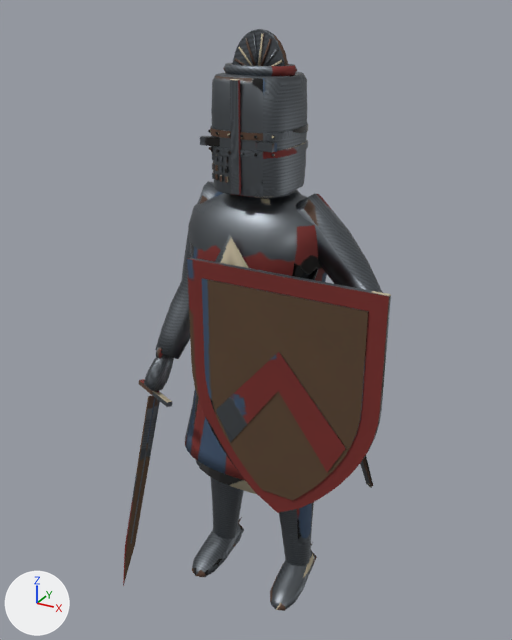
One commit to the Blender file Assets/Models/ArtBible/Enemies/High/HouseholdKnight/HouseholdKnight.blend: the scene before it, then after it.
Both versions are drawn from a 50 mm lens placed at (1.04, -1.93, 2.0), pointed at (-0.02, 0.01, 1.04). The lights are fixed; the arrows at lower left show +X, +Y and +Z. The older version comes first.

In view in the first picture: 'HouseholdKnight'.
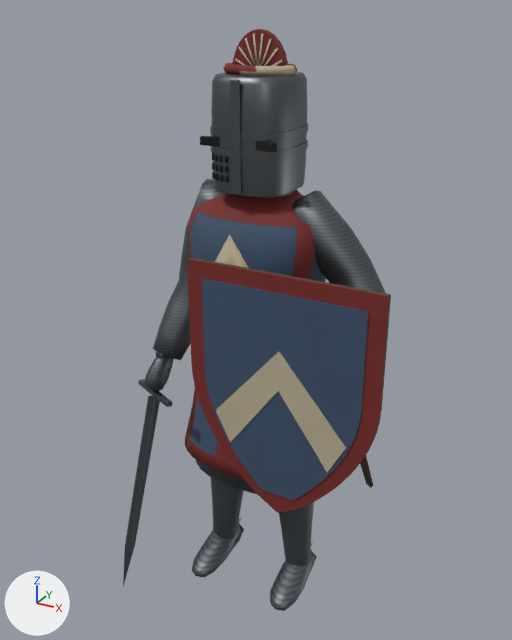
Boxes [x1, y1, x2, y2] around the edits, measured in the pictures (512 x 640 px; the box of a moved part takes in the faces that stretch with it):
part 1 of me_householdknight, deleted: before [208, 129, 275, 157]
part 2 of me_householdknight, moved or reshaped: before [155, 181, 383, 359]; after [153, 179, 386, 360]
part 3 of me_householdknight, surface changed (brown to blue): [123, 29, 391, 611] in both

Edits to the bpy script that builds the scene:
```text
Change me_householdknight:
    used by ob_householdknight; location = (0.0, 0.0, 0.0)
    remove me_householdknight.from_pydata(...)  # 3155 vertices, 3074 faces; spans x -0.4..0.54, y -0.38..0.45, z 0.0..1.95
    add me_householdknight.from_pydata(...)  # 2915 vertices, 2786 faces; spans x -0.4..0.54, y -0.38..0.45, z 0.0..1.95
    me_householdknight part 1: 12 loose pieces with 240 vertices, spanning x -0.11..0.11, y -0.16..-0.12, z 1.62..1.68, are deleted
    me_householdknight part 2
    90 vertices are removed from x -0.32..-0.08, y -0.2..0.07, z 0.89..1.49
    93 faces are deleted
    11 vertices in x 0.08..0.38, y -0.21..-0.03, z 1.13..1.43 move by (0.0, -0.01, 0.0)
    9 vertices in x 0.14..0.35, y -0.18..0.04, z 1.05..1.37 move by (0.0, 0.0, -0.01)
    8 vertices in x 0.2..0.32, y -0.2..0.06, z 1.08..1.31 move by (-0.01, 0.0, 0.0)
    7 vertices in x 0.08..0.31, y 0.03..0.07, z 1.27..1.43 move by (0.0, 0.01, 0.0)
    6 vertices in x -0.14..0.38, y -0.17..0.06, z 1.06..1.4 move by (0.0, 0.01, -0.01)
    5 vertices in x 0.12..0.33, y -0.22..-0.05, z 1.07..1.36 move by (0.01, -0.01, 0.0)
    57 vertices move from x -0.29..0.42, y -0.23..0.06, z 0.94..1.5 to x -0.29..0.43, y -0.23..0.07, z 0.94..1.5
    85 vertices are added at x -0.33..-0.07, y -0.21..0.08, z 0.89..1.5
    5 new vertices lie (0.02, 0.05, 0.08) away from vertices in x -0.31..-0.21, y -0.15..-0.05, z 0.94..1.06
    93 new faces join them
    me_householdknight part 3: 2684 kept faces spanning x -0.4..0.54, y -0.38..0.45, z 0.0..1.95 get new texture (UV) coordinates
```
